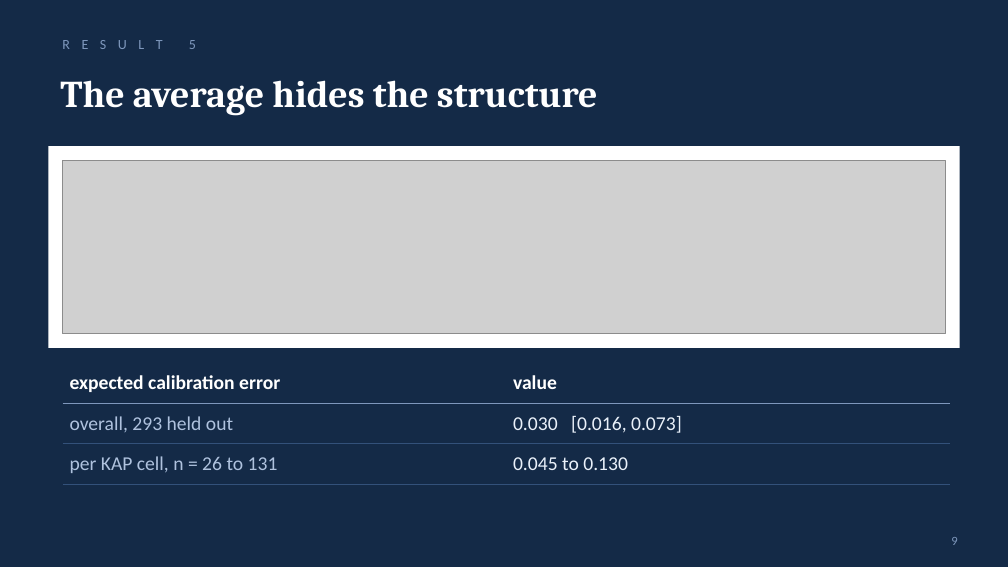
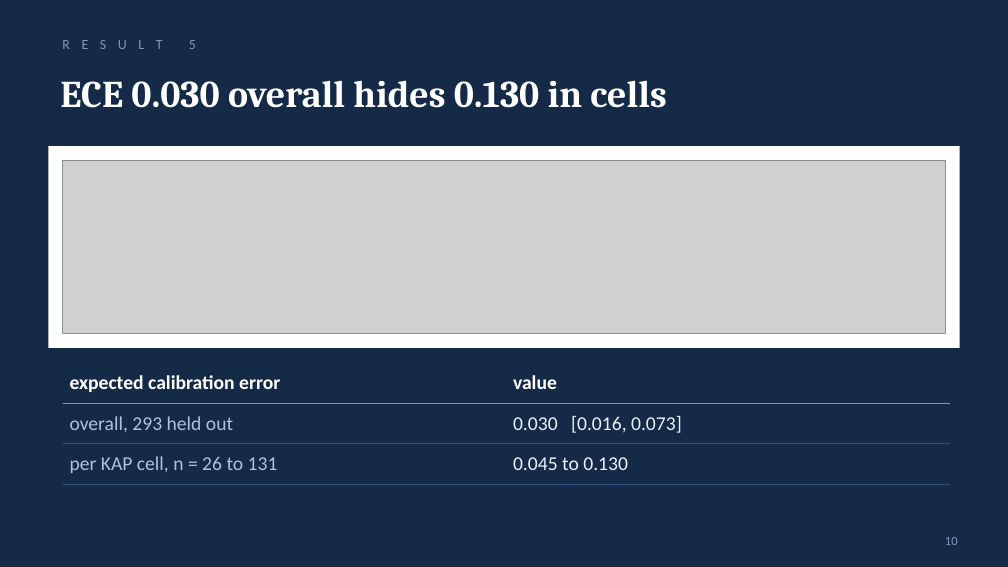
Before and after one commit to shecode-hue/knowing-where-not-to-look, a slide deck: slide 10 of presentation/knowing_where_not_to_look.pptx (slide 9 before the commit). Drawn at 1008x567 pixels with LibreOffice and Linux fonts; fonts in the diff are those of the drawing; grey boxes stand for pictures. Boxes give left, top, right and bottom in pixels: in the first picture for what was removed or moved away, otherwise in the second. Text is boxed around its words. In the diff, an @@ line names an element or a change of style, - is before the commit and + after.

```diff
--- a/presentation/knowing_where_not_to_look.pptx
+++ b/presentation/knowing_where_not_to_look.pptx
@@ text at (60, 80, 667, 108): text changed @@
-The average hides the structure
+ECE 0.030 overall hides 0.130 in cells
@@ page number at (945, 537, 958, 545): text changed @@
-9
+10
```
Also in this commit, not shown: 5 other slides changed, 1 slide added, 1 other file.
